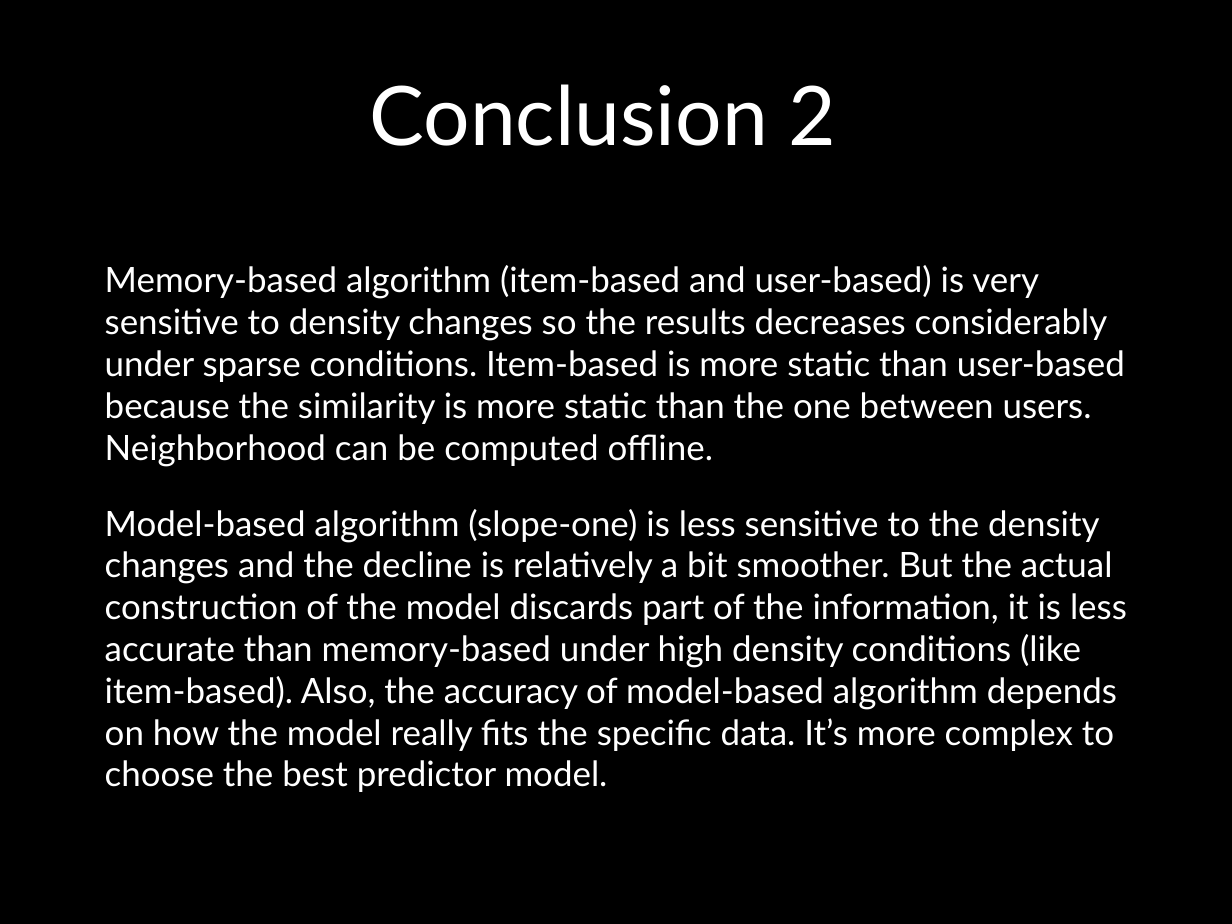
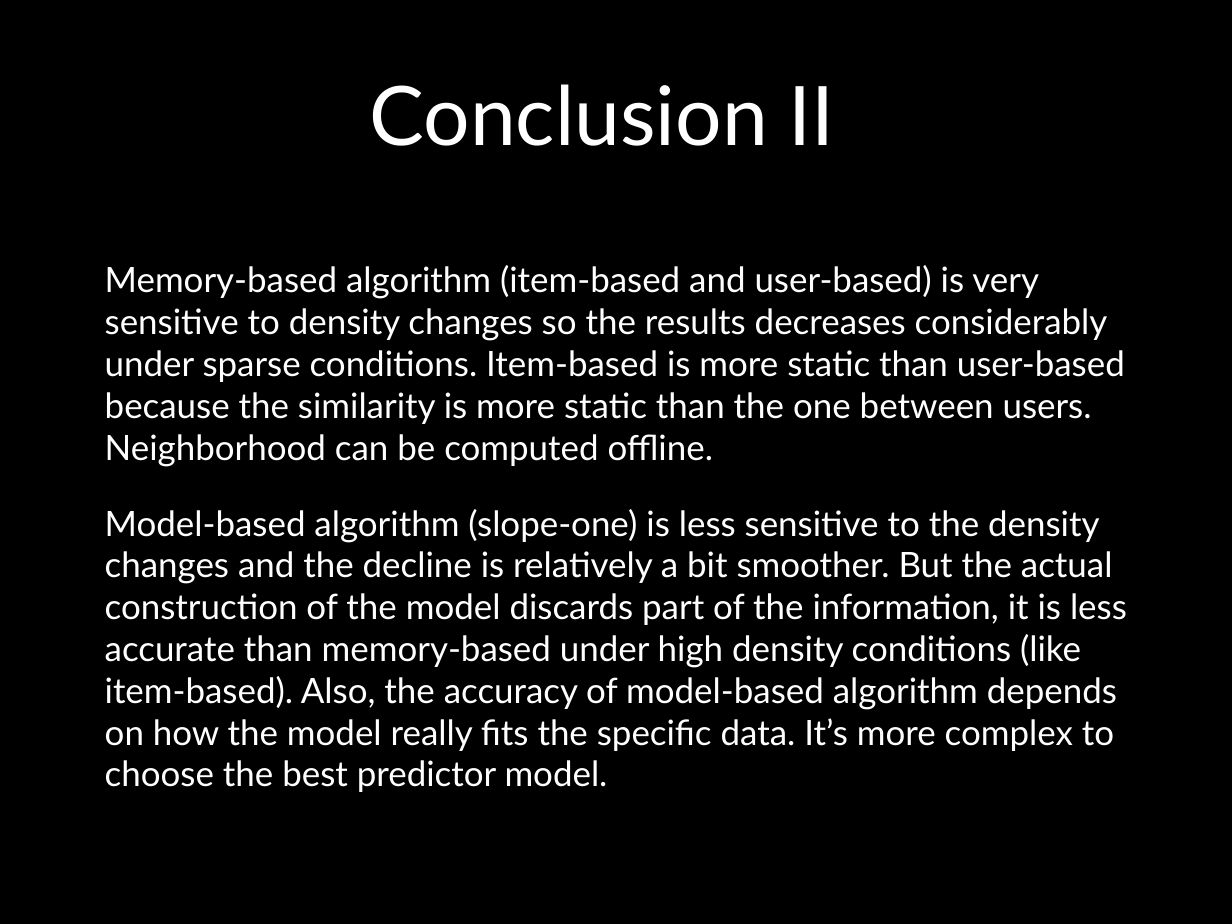
Before and after one commit to UCSBGauchos/MAE-data, a slide deck: slide 53 of Final Presentation.pptx. Drawn at 1232x924 pixels with LibreOffice and Linux fonts; fonts in the diff are those of the drawing; background and template pictures are left out. Boxes give left, top, right and bottom in pixels: in the first picture for what was removed or moved away, otherwise in the second. Text is boxed around its words. In the diff, an @@ line names an element or a change of style, - is before the commit and + after.

```diff
--- a/Final Presentation.pptx
+++ b/Final Presentation.pptx
@@ title at bbox=[370, 84, 835, 146]: text changed @@
-Conclusion 2
+Conclusion II
```
Also in this commit, not shown: 2 other slides changed.
